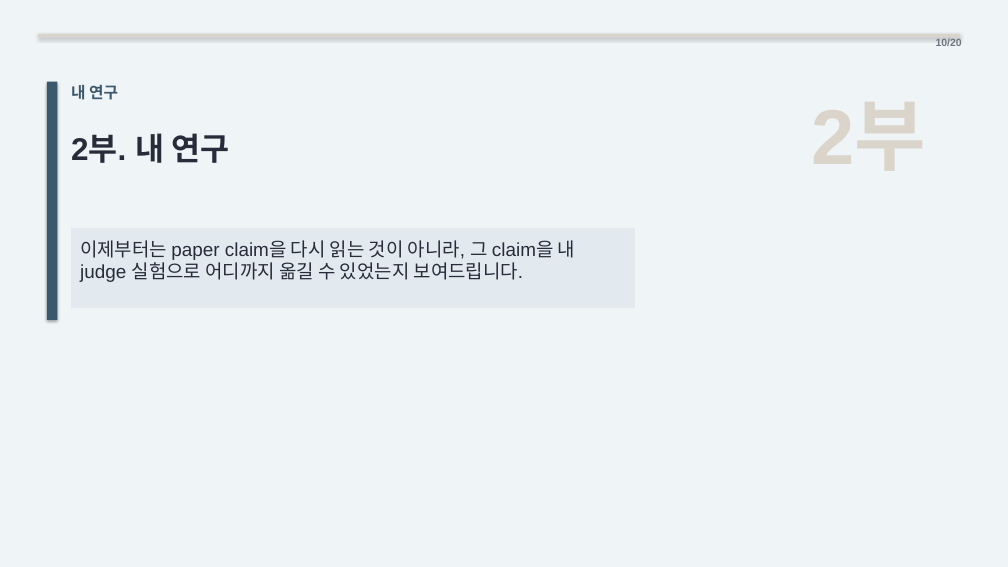
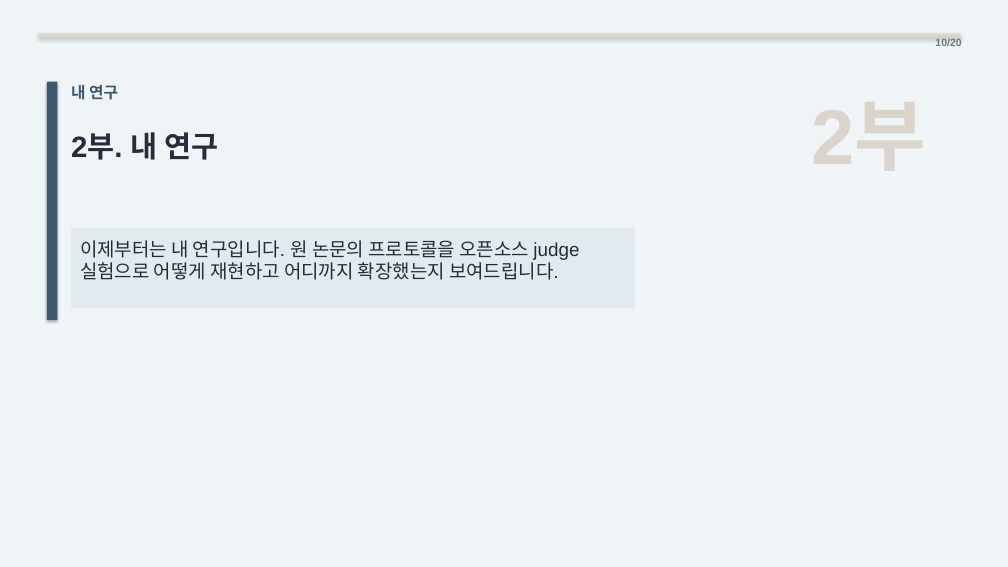
Before and after one commit to kook222/mt_bench_repro, a slide deck: slide 10 of presentation/mt_bench_paper_study.pptx. Drawn at 1008x567 pixels with LibreOffice and Linux fonts; fonts in the diff are those of the drawing. Boxes give left, top, right and bottom in pixels: in the first picture for what was removed or moved away, otherwise in the second. Text is boxed around its words. In the diff, an @@ line names an element or a change of style, - is before the commit and + after.

Commit message:
polish paper-study deck title and layout

```diff
--- a/presentation/mt_bench_paper_study.pptx
+++ b/presentation/mt_bench_paper_study.pptx
@@ text "2부. 내 연구" at box(71, 132, 218, 160): size 30 to 28 pt @@
@@ text in rectangle at box(80, 240, 579, 280): text changed @@
-이제부터는 paper claim을 다시 읽는 것이 아니라, 그 claim을 내 judge 실험으로 어디까지 옮길 수 있었는지 보여드립니다.
+이제부터는 내 연구입니다. 원 논문의 프로토콜을 오픈소스 judge 실험으로 어떻게 재현하고 어디까지 확장했는지 보여드립니다.
```
Also in this commit, not shown: 12 other slides changed, 2 other files.
